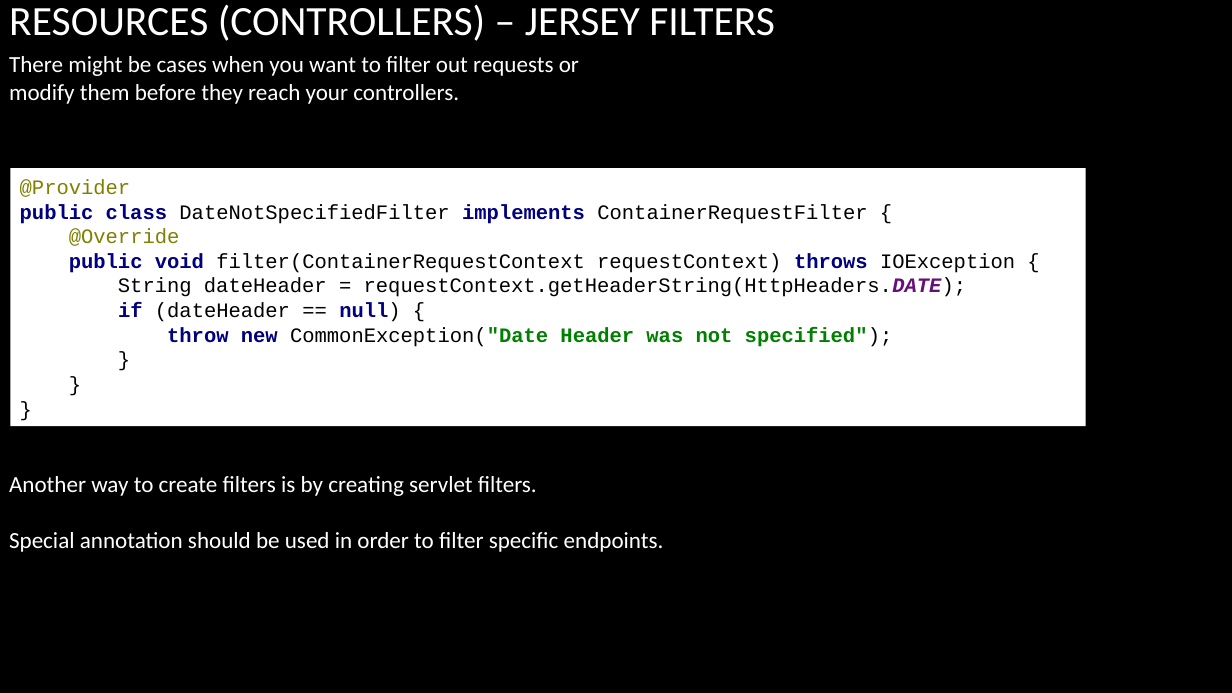
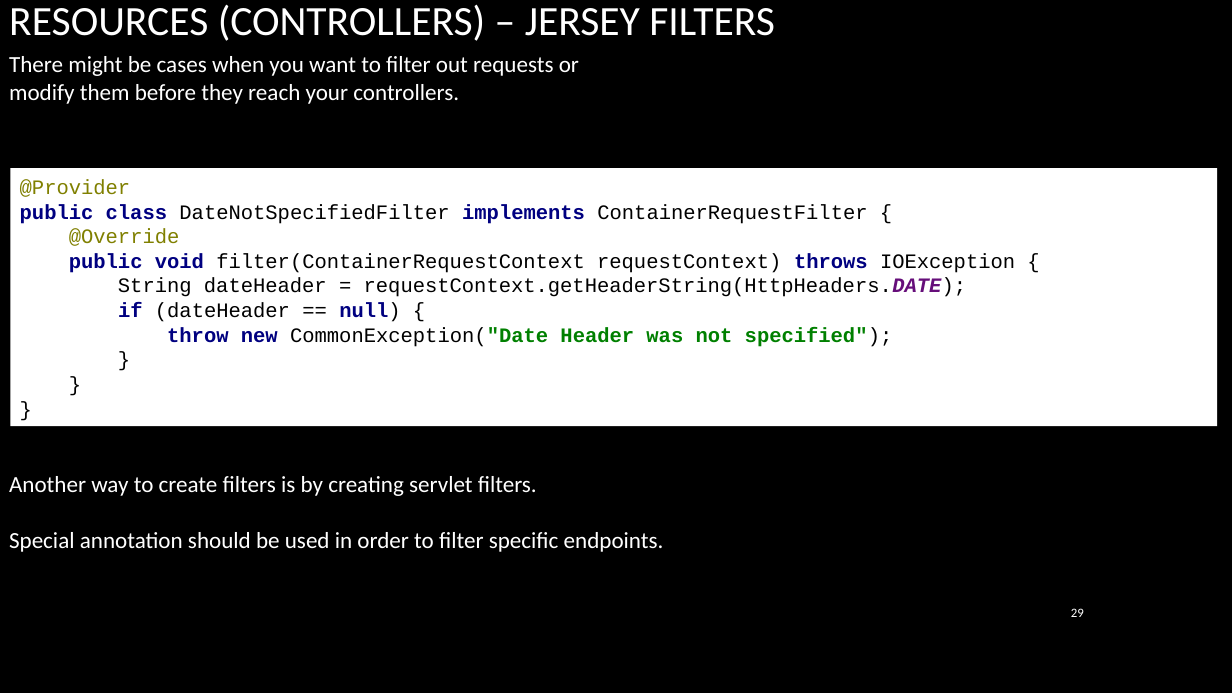
Before and after one commit to arenat/wiza_1, a slide deck: slide 29 of wiza.pptx (slide 27 before the commit). Drawn at 1232x693 pixels with LibreOffice and Linux fonts; fonts in the diff are those of the drawing; background and template pictures are left out. Boxes give left, top, right and bottom in pixels: in the first picture for what was removed or moved away, otherwise in the second. Text is boxed around its words. In the diff, an @@ line names an element or a change of style, - is before the commit and + after.

```diff
--- a/wiza.pptx
+++ b/wiza.pptx
@@ rectangle "@Provider public class DateNotSpecifiedFilter implements ...": place and size @@
-rectangle "@Provider public class DateNotSpecifiedFilter implements ..." at (10, 168, 1086, 426)
+rectangle "@Provider public class DateNotSpecifiedFilter implements ..." at (10, 168, 1217, 426)
@@ page number added at (1071, 608, 1084, 617), 10 pt, text #FFFFFF @@
+29
```
Also in this commit, not shown: 55 other slides changed, 3 slides added, 1 other file.
